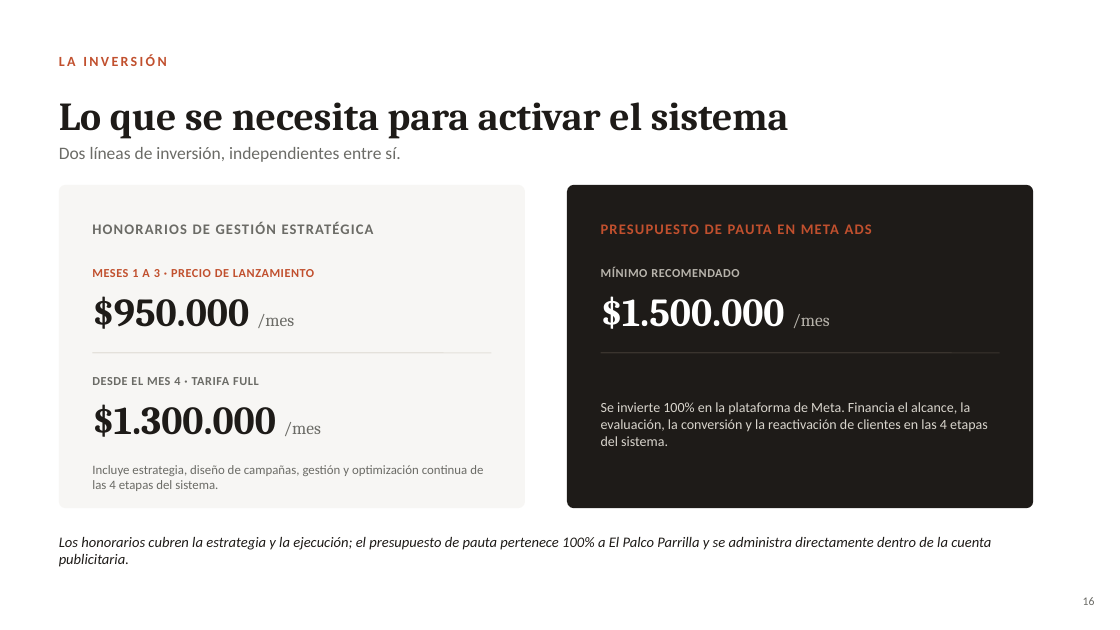
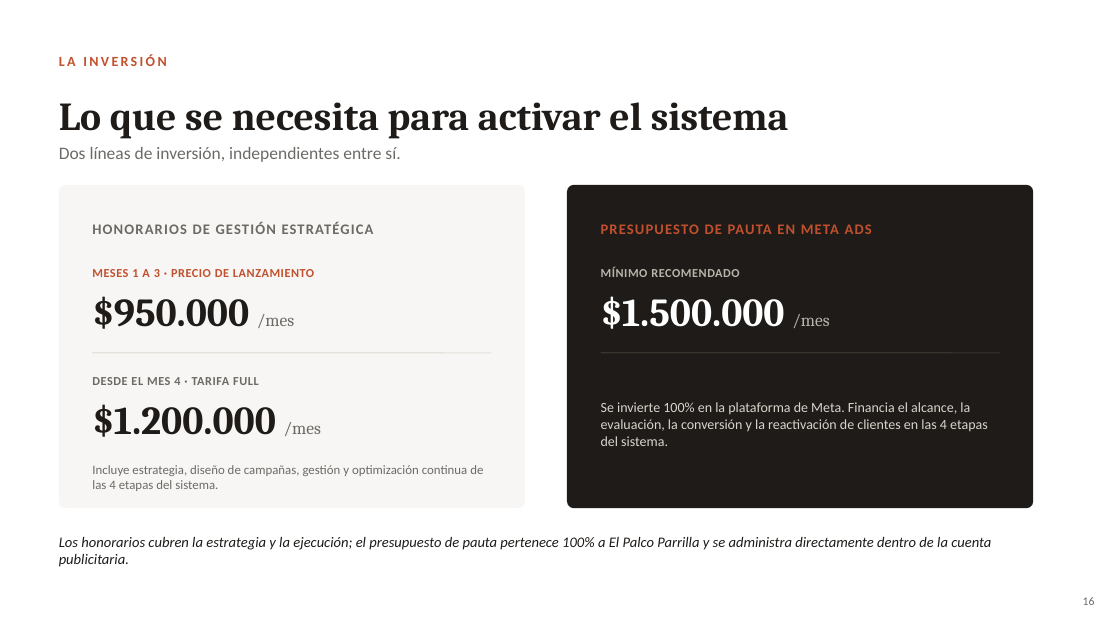
Before and after one commit to rozoerik-eng/Presentaciones-y-varios, a slide deck: slide 16 of El Palco Parrilla - Estrategia Meta Ads/El_Palco_Parrilla_Meta_Ads.pptx. Drawn at 1120x630 pixels with LibreOffice and Linux fonts; fonts in the diff are those of the drawing. Boxes give left, top, right and bottom in pixels: in the first picture for what was removed or moved away, otherwise in the second. Text is boxed around its words. In the diff, an @@ line names an element or a change of style, - is before the commit and + after.

```diff
--- a/El Palco Parrilla - Estrategia Meta Ads/El_Palco_Parrilla_Meta_Ads.pptx
+++ b/El Palco Parrilla - Estrategia Meta Ads/El_Palco_Parrilla_Meta_Ads.pptx
@@ text at (92,404,321,437): text changed @@
-$1.300.000 /mes
+$1.200.000 /mes
```
